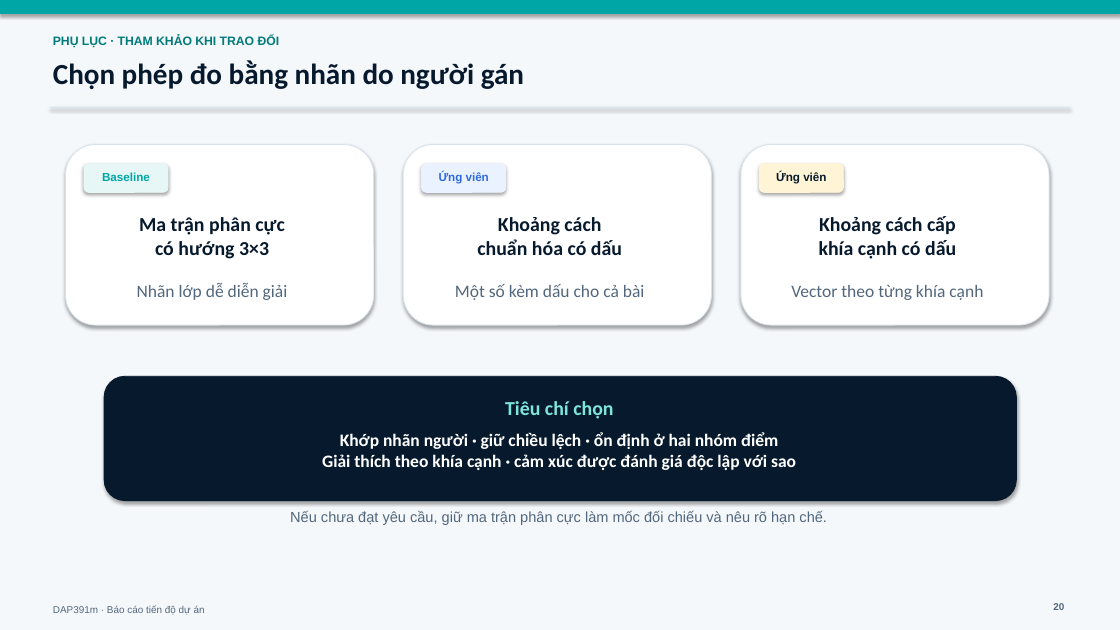
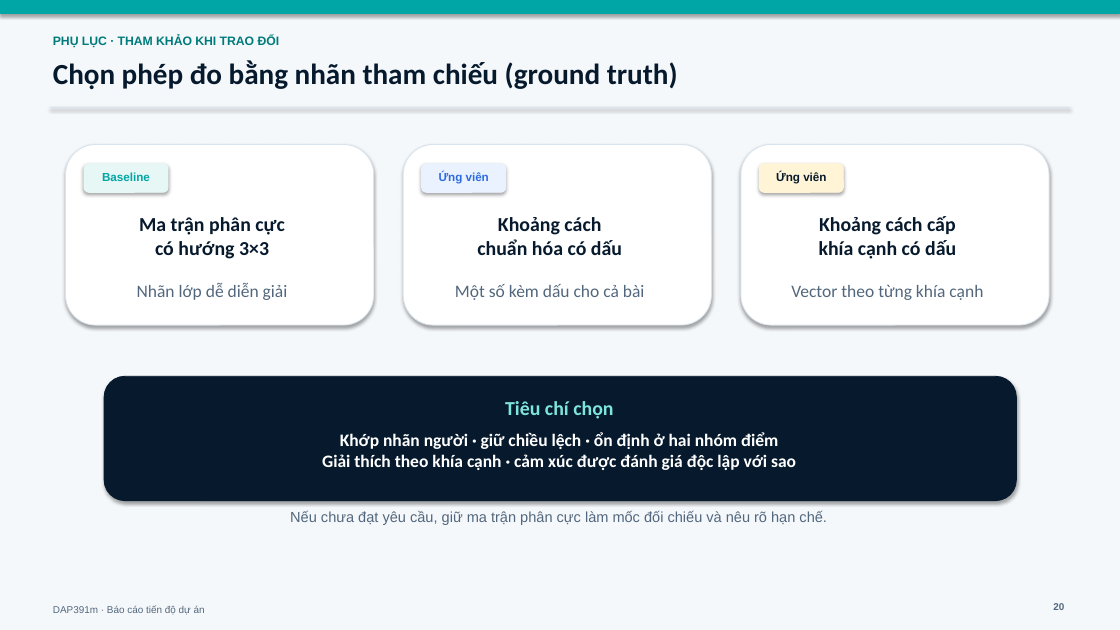
Before and after one commit to diepsang13z/sriprj, a slide deck: slide 20 of reports/presen/01_progress_report/progress_report.pptx. Drawn at 1120x630 pixels with LibreOffice and Linux fonts; fonts in the diff are those of the drawing. Boxes give left, top, right and bottom in pixels: in the first picture for what was removed or moved away, otherwise in the second. Text is boxed around its words. In the diff, an @@ line names an element or a change of style, - is before the commit and + after.

```diff
--- a/reports/presen/01_progress_report/progress_report.pptx
+++ b/reports/presen/01_progress_report/progress_report.pptx
@@ text at <box>53,60,678,89</box>: text changed @@
-Chọn phép đo bằng nhãn do người gán
+Chọn phép đo bằng nhãn tham chiếu (ground truth)
```
Also in this commit, not shown: 4 other slides changed, 1 other file.
